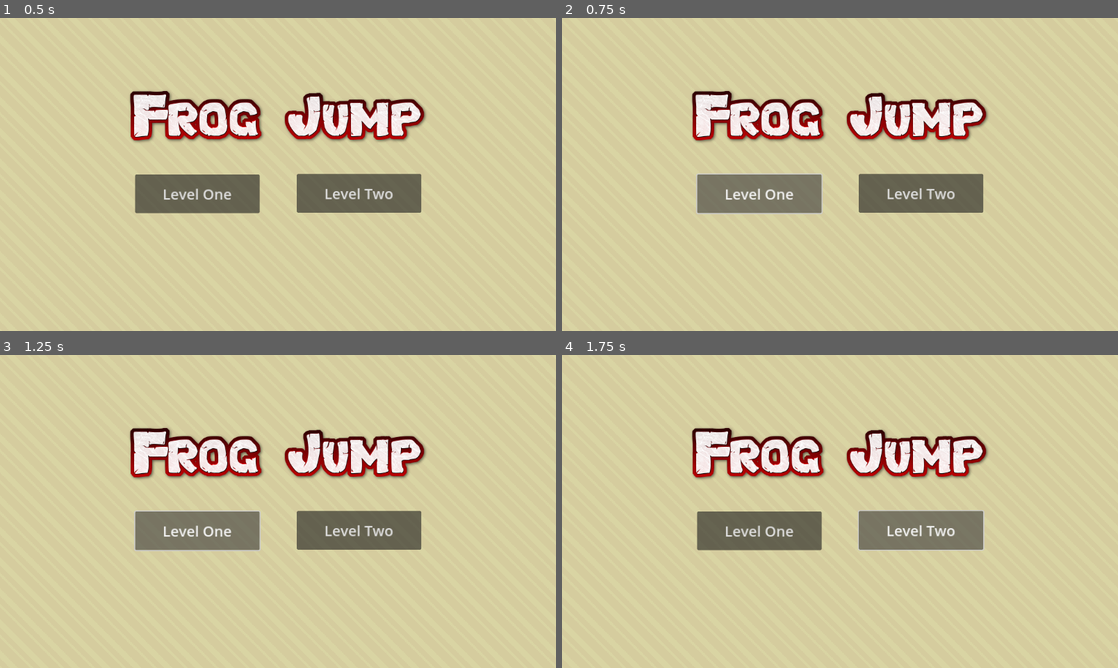
Above: before the commit, frames 1-4 (two rows, left to right).
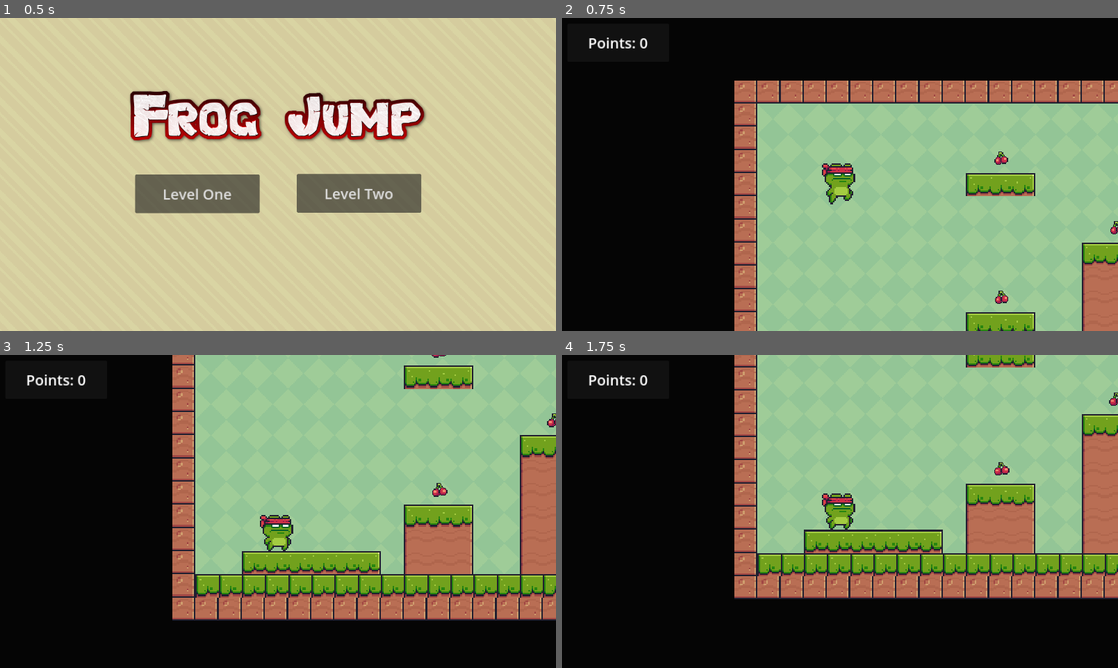
Above: after the commit, the same moments.

Repository: mrgolubeff/2D-Platformer-Game
Game: Godot game, scene res://scenes/main_menu.tscn
Two runs of this game, one before a commit and one after it. Both use one fixed random seed, a clock stepped at 60 frames per second and the inputs below.
Inputs (mouse positions are in pixels of both pictures, inside the frame that each line leads up to):
- Up to frame 1 (0.5 s): no input
- Up to frame 2 (0.75 s): click "Level One" at 0.5 s
- Up to frame 3 (1.25 s): no input
- Up to frame 4 (1.75 s): click (923, 530) at 1.25 s, where only the run before the commit has a clickable "Level Two"

Frame 1 is identical in both runs. In frame 2, 100% of the frame differs, in the area x 0-100%, y 0-100%; in frame 3, 100%; in frame 4, 100%.

Commit message:
Add scene transitions

Diff:
--- /dev/null
+++ b/scenes/end_point.gd
@@ -0,0 +1,8 @@
+extends Area2D
+
+@export var target_level : PackedScene
+
+
+func _on_body_entered(body):
+	if (body.name == "CharacterBody2D"):
+		get_tree().change_scene_to_packed(target_level)
--- a/scenes/end_point.tscn
+++ b/scenes/end_point.tscn
@@ -1,11 +1,13 @@
-[gd_scene load_steps=3 format=3 uid="uid://dm4vax2f285dc"]
+[gd_scene load_steps=4 format=3 uid="uid://dm4vax2f285dc"]
 
+[ext_resource type="Script" path="res://scenes/end_point.gd" id="1_cpnte"]
 [ext_resource type="Texture2D" uid="uid://gj85ewtjd3wp" path="res://assets/Items/Checkpoints/End/End (Idle).png" id="1_kogbp"]
 
 [sub_resource type="RectangleShape2D" id="RectangleShape2D_55xyc"]
 size = Vector2(34, 43)
 
 [node name="EndTrophy" type="Area2D"]
+script = ExtResource("1_cpnte")
 
 [node name="Sprite2D" type="Sprite2D" parent="."]
 texture_filter = 1
@@ -14,3 +16,5 @@
 [node name="CollisionShape2D" type="CollisionShape2D" parent="."]
 position = Vector2(0, 10.5)
 shape = SubResource("RectangleShape2D_55xyc")
+
+[connection signal="body_entered" from="." to="." method="_on_body_entered"]
--- a/scenes/level1.tscn
+++ b/scenes/level1.tscn
@@ -6,6 +6,7 @@
 [ext_resource type="PackedScene" uid="uid://tmhypi6mcp7k" path="res://scenes/main_character.tscn" id="4_rnpua"]
 [ext_resource type="PackedScene" uid="uid://c3kygmxoabmsv" path="res://scenes/collectable.tscn" id="5_qbxh4"]
 [ext_resource type="PackedScene" uid="uid://dm4vax2f285dc" path="res://scenes/end_point.tscn" id="6_y0csm"]
+[ext_resource type="PackedScene" uid="uid://bv3wophsn3jp" path="res://scenes/level2.tscn" id="7_4drfe"]
 
 [sub_resource type="TileSetAtlasSource" id="TileSetAtlasSource_pdvet"]
 texture = ExtResource("3_qbb26")
@@ -517,6 +518,7 @@
 
 [node name="EndTrophy" parent="SceneObjects" instance=ExtResource("6_y0csm")]
 position = Vector2(2806, 545)
+target_level = ExtResource("7_4drfe")
 
 [node name="UI" type="CanvasLayer" parent="."]
 
--- a/scenes/level2.tscn
+++ b/scenes/level2.tscn
@@ -6,6 +6,7 @@
 [ext_resource type="PackedScene" uid="uid://tmhypi6mcp7k" path="res://scenes/main_character.tscn" id="4_b0se1"]
 [ext_resource type="PackedScene" uid="uid://c3kygmxoabmsv" path="res://scenes/collectable.tscn" id="5_clhkc"]
 [ext_resource type="PackedScene" uid="uid://dm4vax2f285dc" path="res://scenes/end_point.tscn" id="6_ur77s"]
+[ext_resource type="PackedScene" uid="uid://du6s4joeh6yye" path="res://scenes/main_menu.tscn" id="7_1tv4n"]
 
 [sub_resource type="TileSetAtlasSource" id="TileSetAtlasSource_pdvet"]
 texture = ExtResource("3_5barj")
@@ -522,6 +523,7 @@
 
 [node name="EndTrophy" parent="SceneObjects" instance=ExtResource("6_ur77s")]
 position = Vector2(2806, 545)
+target_level = ExtResource("7_1tv4n")
 
 [node name="UI" type="CanvasLayer" parent="."]
 
--- /dev/null
+++ b/scenes/main_menu.gd
@@ -0,0 +1,9 @@
+extends Node
+
+
+func _on_level_1_button_pressed():
+	get_tree().change_scene_to_file("res://scenes/level1.tscn")
+
+
+func _on_level_2_button_pressed():
+	get_tree().change_scene_to_file("res://scenes/level2.tscn")
--- a/scenes/main_menu.tscn
+++ b/scenes/main_menu.tscn
@@ -1,9 +1,11 @@
-[gd_scene load_steps=3 format=3 uid="uid://du6s4joeh6yye"]
+[gd_scene load_steps=4 format=3 uid="uid://du6s4joeh6yye"]
 
 [ext_resource type="Texture2D" uid="uid://dkt65nyrp8501" path="res://assets/Background/Yellow.png" id="1_0ka76"]
+[ext_resource type="Script" path="res://scenes/main_menu.gd" id="1_kjkjs"]
 [ext_resource type="Texture2D" uid="uid://sf6ph12s3iui" path="res://assets/game_logo.png" id="2_58lx3"]
 
 [node name="MainMenu" type="Node"]
+script = ExtResource("1_kjkjs")
 
 [node name="Background" type="TextureRect" parent="."]
 texture_filter = 1
@@ -57,3 +59,6 @@
 grow_vertical = 2
 theme_override_font_sizes/font_size = 30
 text = "Level Two"
+
+[connection signal="pressed" from="Level1Button" to="." method="_on_level_1_button_pressed"]
+[connection signal="pressed" from="Level2Button" to="." method="_on_level_2_button_pressed"]
Not shown: 1 places in scenes/level1.tscn that only renumber resources
Not shown: 1 places in scenes/level2.tscn that only renumber resources
